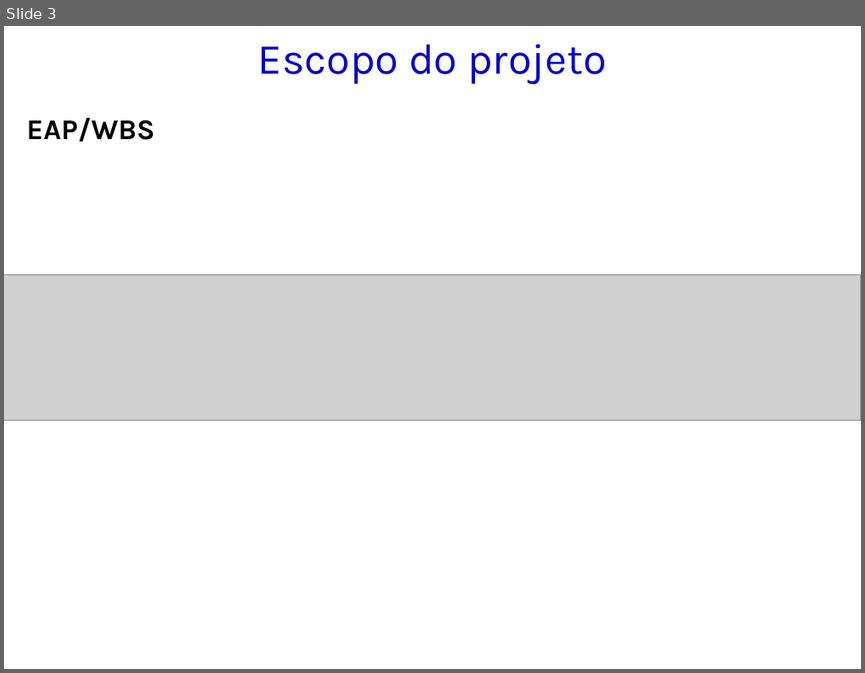
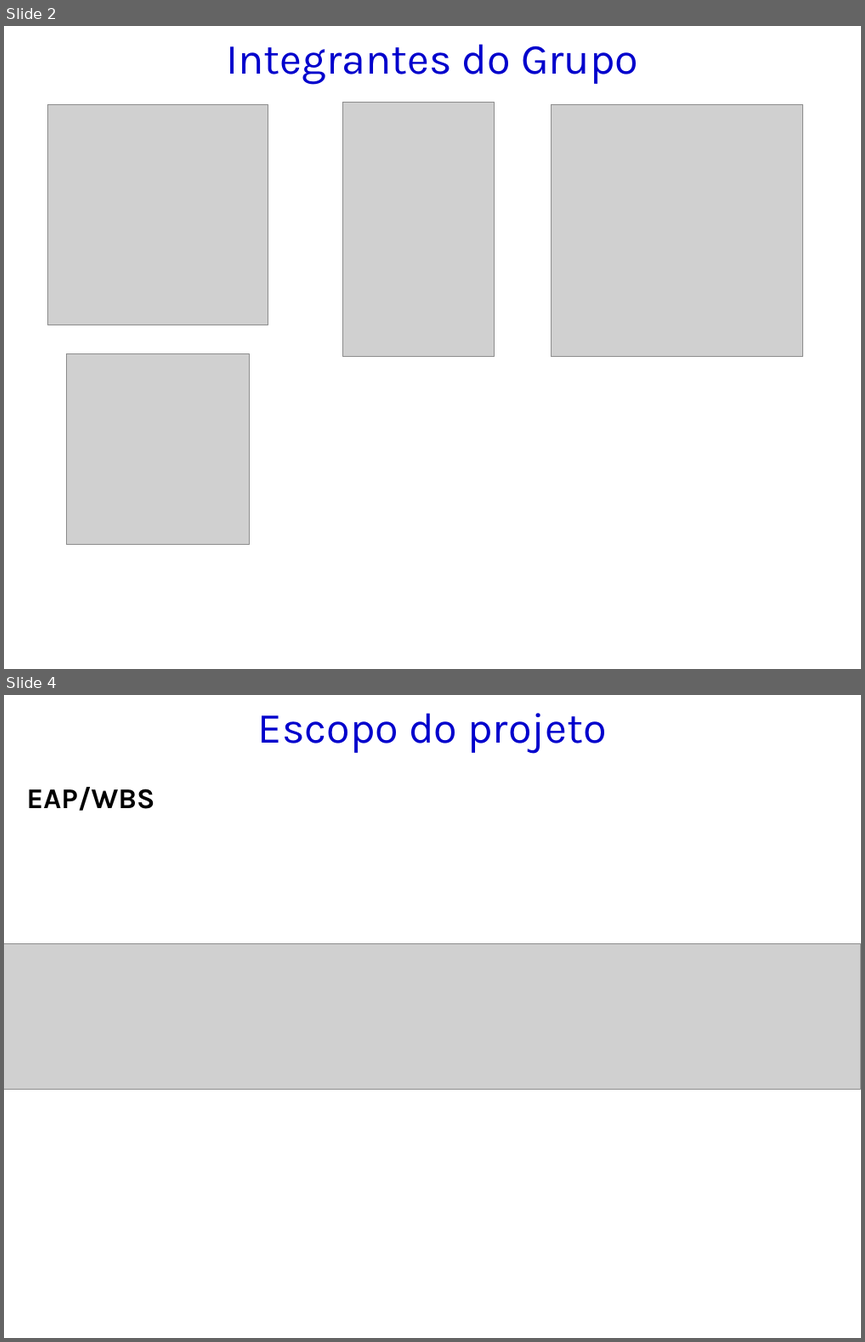
Before and after one commit to kokmz/TCCHUE, a slide deck: GPS_2014_Modelo de Apresentação_Entrega 2.pptx. Shown one above the other, each under a label of ours: slide 3 before the commit, slides 2 and 4 after it; the slides between them are not shown. The pictures are 865x673 and 865x1342 pixels, drawn with LibreOffice and Linux fonts; fonts in the diff are those of the drawing; grey boxes stand for pictures; background and template pictures are left out. Boxes give left, top, right and bottom in pixels: in the first picture for what was removed or moved away, otherwise in the second. Text is boxed around its words. In the diff, an @@ line names an element or a change of style, - is before the commit and + after.

```diff
--- a/GPS_2014_Modelo de Apresentação_Entrega 2.pptx
+++ b/GPS_2014_Modelo de Apresentação_Entrega 2.pptx
@@ slide 2 added at (4,26,861,669), background picture (left out) @@
@@ title added at (226,44,638,85), 36 pt, text #0000CC @@
+Integrantes do Grupo
@@ picture added at (47,104,268,324) @@
@@ picture added at (342,102,494,357) @@
@@ picture added at (551,105,802,357) @@
@@ picture added at (67,354,249,544) @@
@@ what was slide 3 is now slide 4 @@
```
Also in this commit, not shown: 3 slides changed, 4 other slides added, 22 slides removed.
